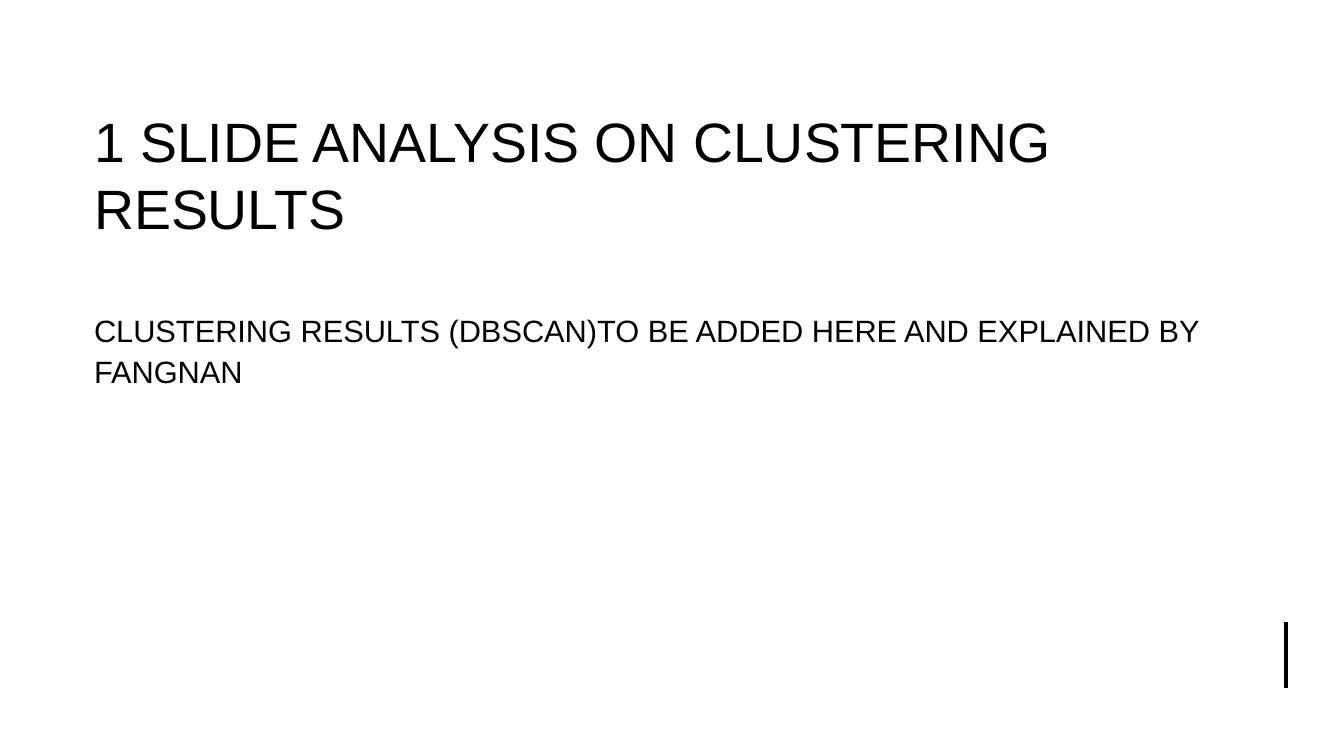
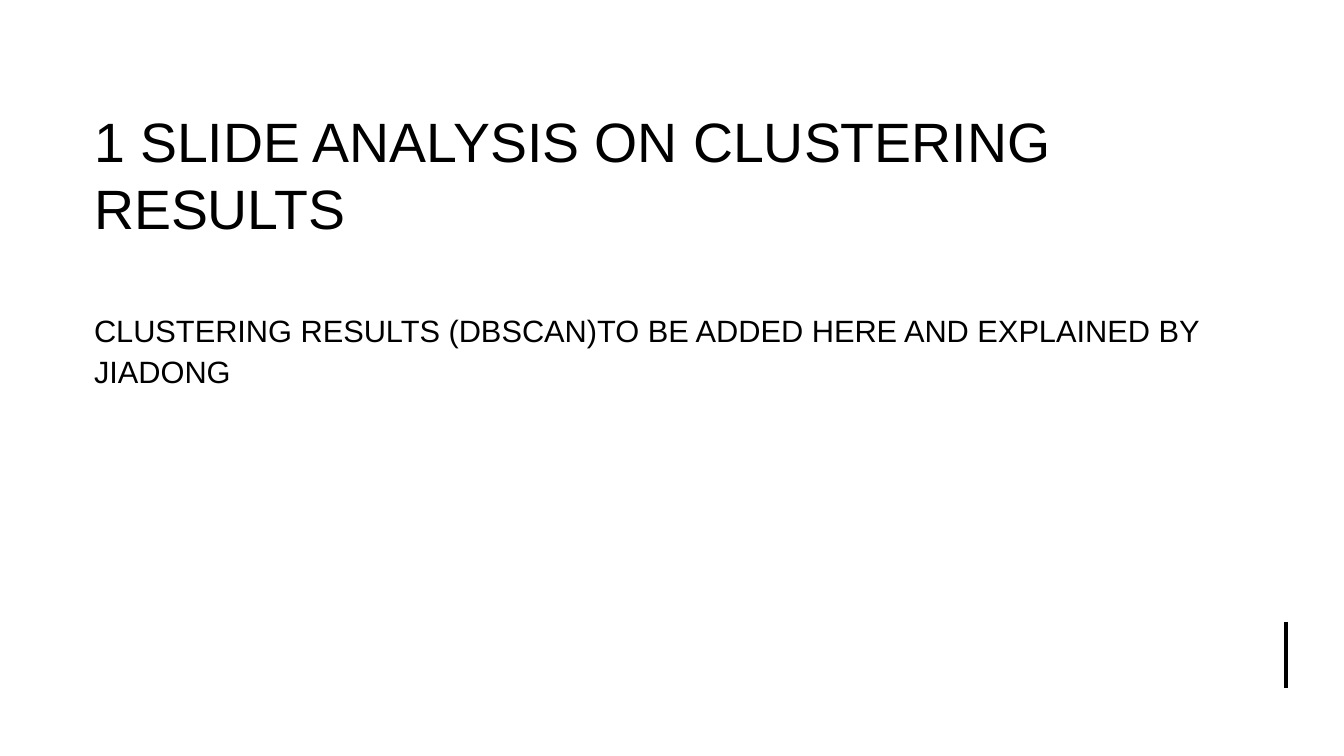
Before and after one commit to UoB-DSMP-2023-24/dsmp-2024-group4, a slide deck: slide 8 of summative presentation/Summative Oral Presentation-Group 4.pptx. Drawn at 1344x756 pixels with LibreOffice and Linux fonts; fonts in the diff are those of the drawing. Boxes give left, top, right and bottom in pixels: in the first picture for what was removed or moved away, otherwise in the second. Text is boxed around its words. In the diff, an @@ line names an element or a change of style, - is before the commit and + after.

Commit message:
added ppt draft

```diff
--- a/summative presentation/Summative Oral Presentation-Group 4.pptx
+++ b/summative presentation/Summative Oral Presentation-Group 4.pptx
@@ text at (94, 319, 1200, 384): text changed @@
-CLUSTERING RESULTS (DBSCAN)TO BE ADDED HERE AND EXPLAINED BY FANGNAN
+CLUSTERING RESULTS (DBSCAN)TO BE ADDED HERE AND EXPLAINED BY JIADONG
```
Also in this commit, not shown: 1 other slide changed.
